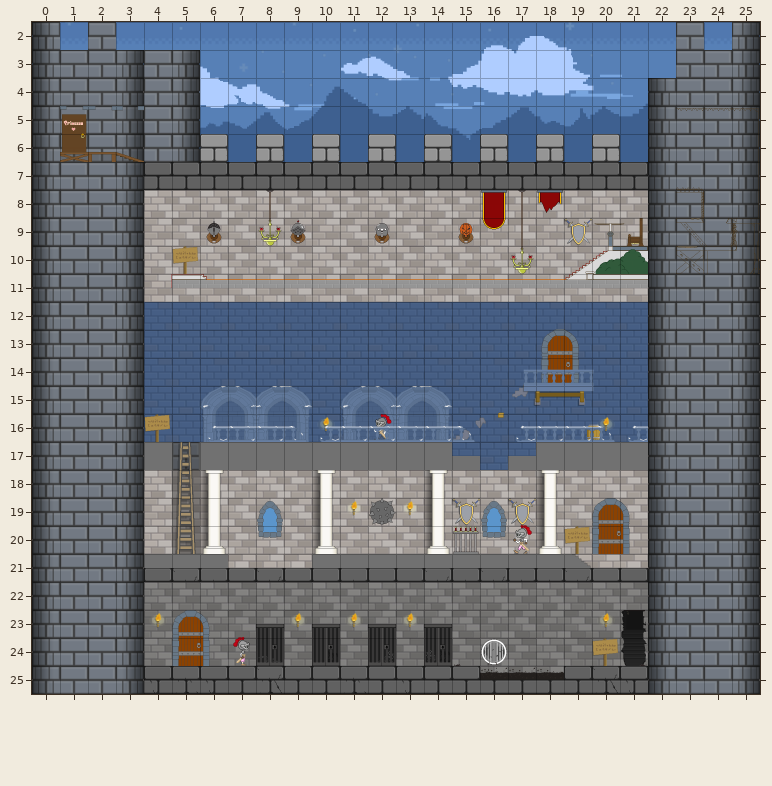
Two states of a Tiled map, castle_game/Tiled/Tiled_castle_game.tmx. Above, as it was before the edit.
Cells are 84x84 px. Shown: x 0..25, y 2..25. Tiles whose own drawing changed are shown in their newer look in all pictures.
And afterwards:
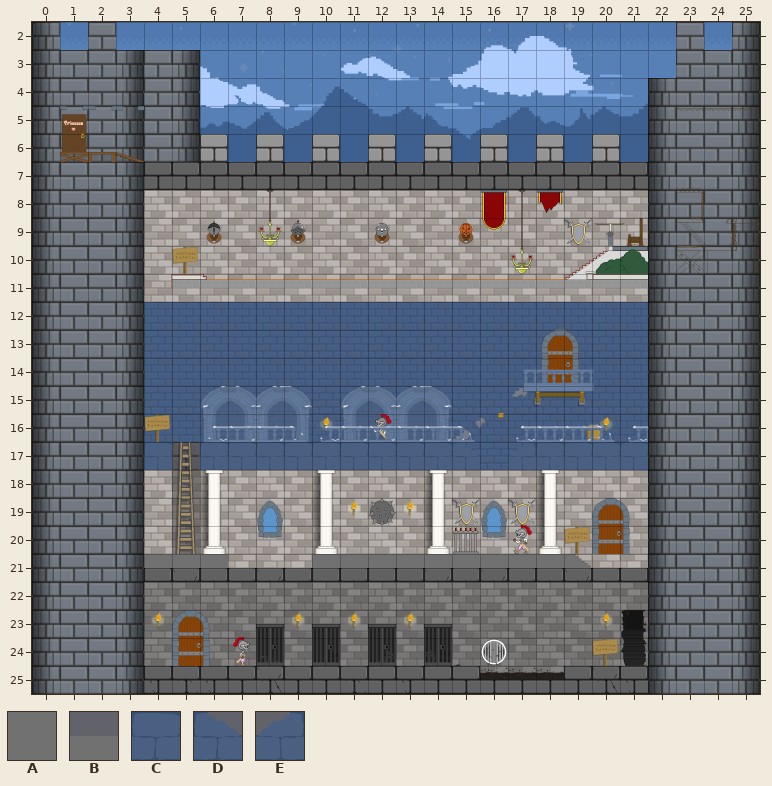
Key: from "floor": A 0, B 1; from "walls-oustide": C 0, D 1, E 2.
_ is an empty cell.
Edits made:
{"where": "layer \"floor\""}
{"y":17,"x":4,"old":"A","new":"C"}
{"y":17,"x":6,"old":"AAAAAAAAAB","new":"CCCCCCCCCD"}
{"y":17,"x":17,"old":"BAAAA","new":"ECCCC"}
{"label":"changed","picture_box":[144,442,172,470]}
{"label":"changed","picture_box":[200,442,480,470]}
{"label":"changed","picture_box":[508,442,648,470]}
